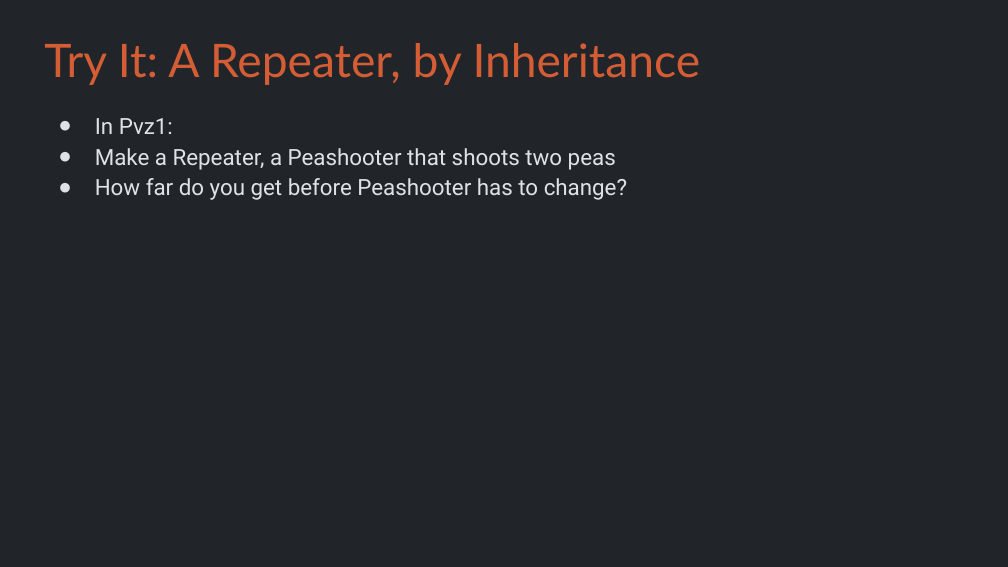
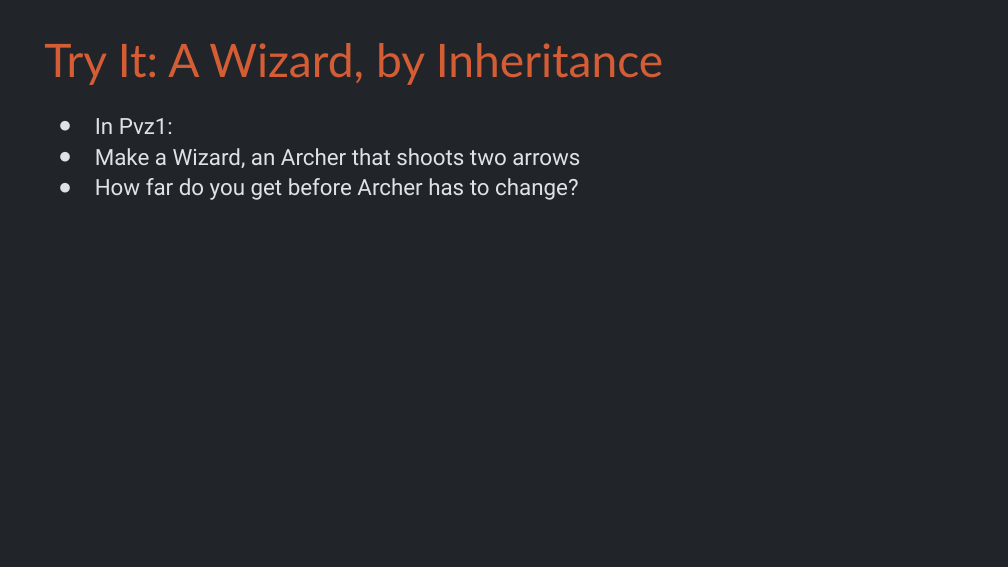
Before and after one commit to Metamate/gar, a slide deck: slide 13 of slides/09 Plants vs. Zombies.pptx. Drawn at 1008x567 pixels with LibreOffice and Linux fonts; fonts in the diff are those of the drawing. Boxes give left, top, right and bottom in pixels: in the first picture for what was removed or moved away, otherwise in the second. Text is boxed around its words. In the diff, an @@ line names an element or a change of style, - is before the commit and + after.

```diff
--- a/slides/09 Plants vs. Zombies.pptx
+++ b/slides/09 Plants vs. Zombies.pptx
@@ title at box(44, 43, 664, 85): text changed @@
-Try It: A Repeater, by Inheritance
+Try It: A Wizard, by Inheritance
@@ text at box(95, 148, 580, 200): text changed @@
-● Make a Repeater, a Peashooter that shoots two peas
-● How far do you get before Peashooter has to change?
+● Make a Wizard, an Archer that shoots two arrows
+● How far do you get before Archer has to change?
```
Also in this commit, not shown: 23 other slides changed, 8 other files.
